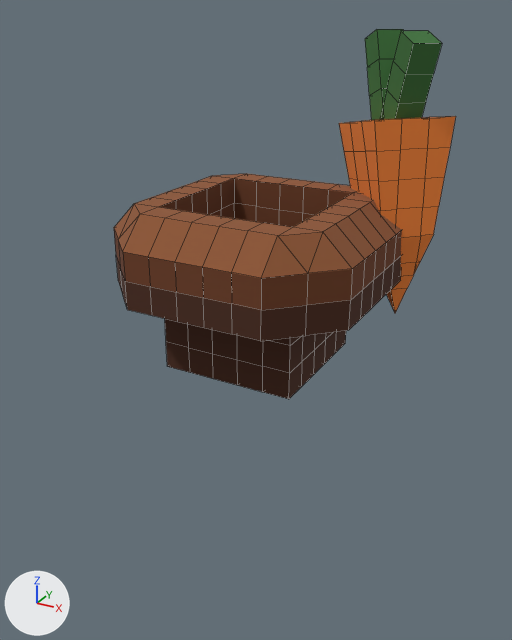
The FBX model Assets/Models/Tile/RabbitHole/rabbit_hole_voxel.fbx: old version first, new version second.
The view is the same before and after, from a 50 mm camera at (1.16, -2.14, 0.81) aimed at (0.01, -0.04, -0.24). The lights are fixed; the arrows at lower left show +X, +Y and +Z. The first picture is the older version. Mesh edges are drawn as thin lines. Where no turn or scale is listed for an object, it has been applied to the vertices.

Names of what the first picture shows: 'Burrow', 'Leaf1', 'Leaf2', 'PairMarker'.
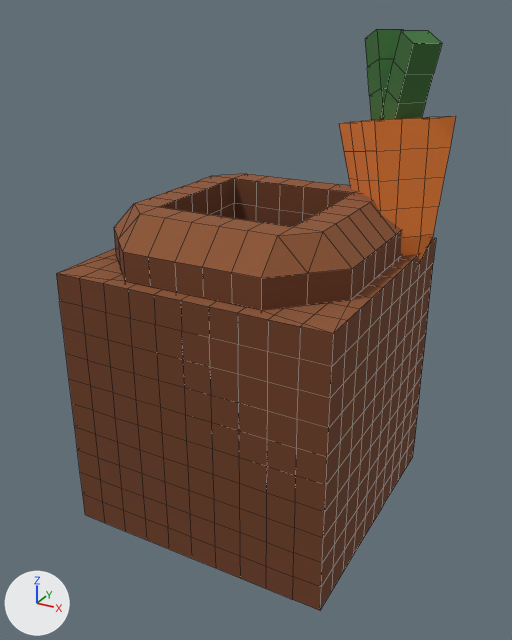
Edits to the bpy script that builds the scene:
```text
Add me_ground:
    me_ground.from_pydata(...)  # 532 vertices, 500 faces; spans x -0.5..0.5, y -0.5..0.5, z -1.0..0.0
    # faces by material slot: [436, 64]
    me_ground.materials.append(mat_palette_6e3d22)  # brown #6e3d22
    me_ground.materials.append(mat_palette_8e5634)  # brown #8e5634
Add ob_ground:
    ob_ground = bpy.data.objects.new('Ground', me_ground)
    ob_ground.location = (0.0, 0.0, 0.0)
```

Boxes (x1, y1, x2, y2) around the edits, measured in the pictures (512 x 640 px):
'Ground', added (brown): after (56, 238, 436, 611)
    faces in mat_palette_6e3d22 (brown #6e3d22): (56, 239, 436, 611)
    faces in mat_palette_8e5634 (brown #8e5634): (57, 238, 436, 334)
